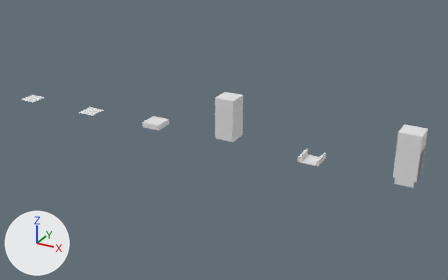
A saved change to the Blender file blender/sources/v31/soundbooth_interior.blend.
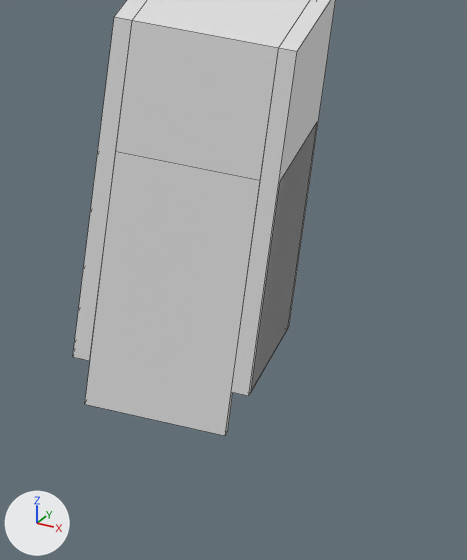
The first picture shows the older version from a 50 mm camera at (13.33, -12.49, 6.27) aimed at (6.37, 0.15, -0.06). The close-ups show the older and then the newer version on the part from 86% to 99% of the width and 46% to 73% of the height of that picture. Only the edits that show in the close-ups are written down. Every picture has the same lights, and +X, +Y and +Z are marked at lower left. The close-ups show mesh edges as thin lines.

Objects in the first close-up: 'booth_doorway_upper'.
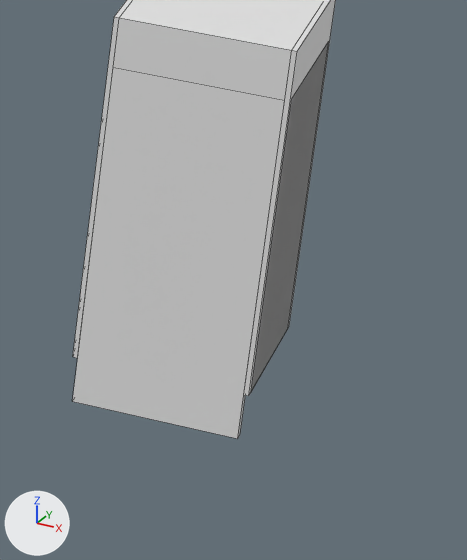
The change in detail:
me_booth_doorway_upper_mesh has 64 vertices, 48 faces and spans x -0.25..0.25, y -0.25..0.25, z 0.0..1.2.
me_booth_doorway_upper_mesh is used by ob_booth_doorway_upper; location (11.0, 0.0, 0.0).
Before the commit, vertices of me_booth_doorway_upper_mesh: 4 (-0.2, -0.25, 0.14) at pixel (89, 360), 5 (-0.2, -0.25, 1.2) at pixel (132, 20), 6 (-0.2, 0.25, 0.14), 7 (-0.2, 0.25, 1.2), 16 (0.2, -0.25, 0.14) at pixel (231, 391).
Before the commit, vertices of me_booth_doorway_upper_mesh: 17 (0.2, -0.25, 1.2) at pixel (278, 47), 18 (0.2, 0.25, 0.14), 19 (0.2, 0.25, 1.2).
me_booth_doorway_upper_mesh part 1: the loose piece of 8 vertices spanning x 0.18..0.25, y -0.23..0.23, z 0.14..0.8 is scaled about its middle by (0.429, 1, 1.38), then moved by (0.02, 0.0, 0.125).
me_booth_doorway_upper_mesh part 2: the loose piece of 8 vertices spanning x -0.2..0.2, y -0.25..0.25, z 0.8..1.2 is scaled about its middle by (1.17, 1, 0.375), then moved by (0.0, 0.0, 0.125).
me_booth_doorway_upper_mesh part 3: the loose piece of 8 vertices spanning x -0.2..0.2, y -0.25..-0.22, z 0.0..0.8 is scaled about its middle by (1.17, 1, 1.31), then moved by (0.0, 0.0, 0.125).
Part 4, on me_booth_doorway_upper_mesh:
Vertices 4 to 7 of me_booth_doorway_upper_mesh move by (-0.035, 0.0, 0.0).
Vertices 16 to 19 of me_booth_doorway_upper_mesh move by (0.035, 0.0, 0.0).

Changed parts and their boxes [x1, y1, x2, y2] in the close-ups (467 x 560 px; the box of a moved part takes in the faces that stretch with it):
'booth_doorway_upper', reshaped: before [73, 0, 336, 436]; after [72, 0, 336, 439]
part 1 of me_booth_doorway_upper_mesh, moved or reshaped: before [251, 123, 317, 391]; after [251, 41, 329, 392]
part 2 of me_booth_doorway_upper_mesh, moved or reshaped: before [116, 0, 310, 180]; after [113, 0, 324, 100]
part 3 of me_booth_doorway_upper_mesh, moved or reshaped: before [85, 151, 260, 436]; after [72, 67, 285, 439]
part 4 of me_booth_doorway_upper_mesh, moved or reshaped: [73, 0, 330, 396] in both
